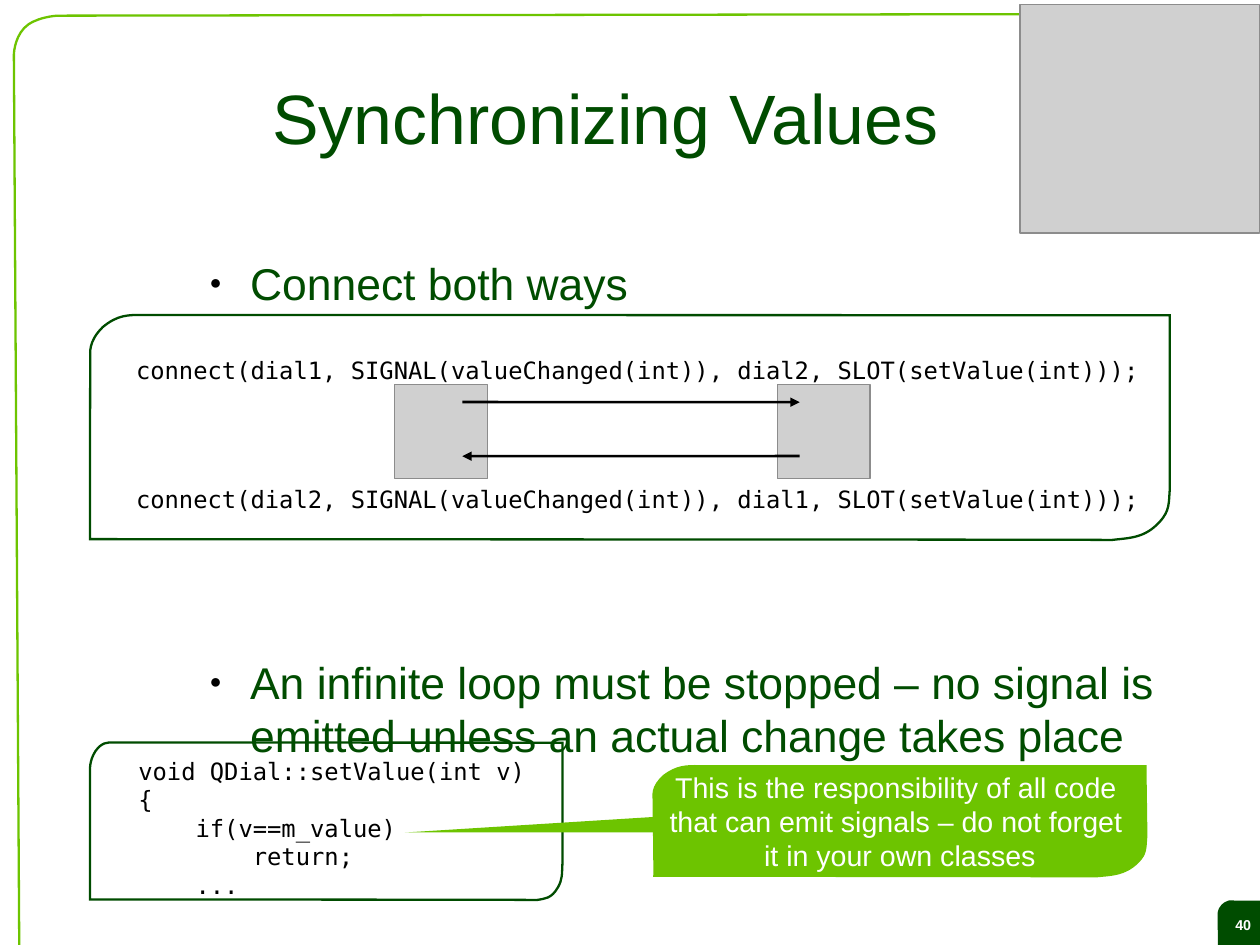
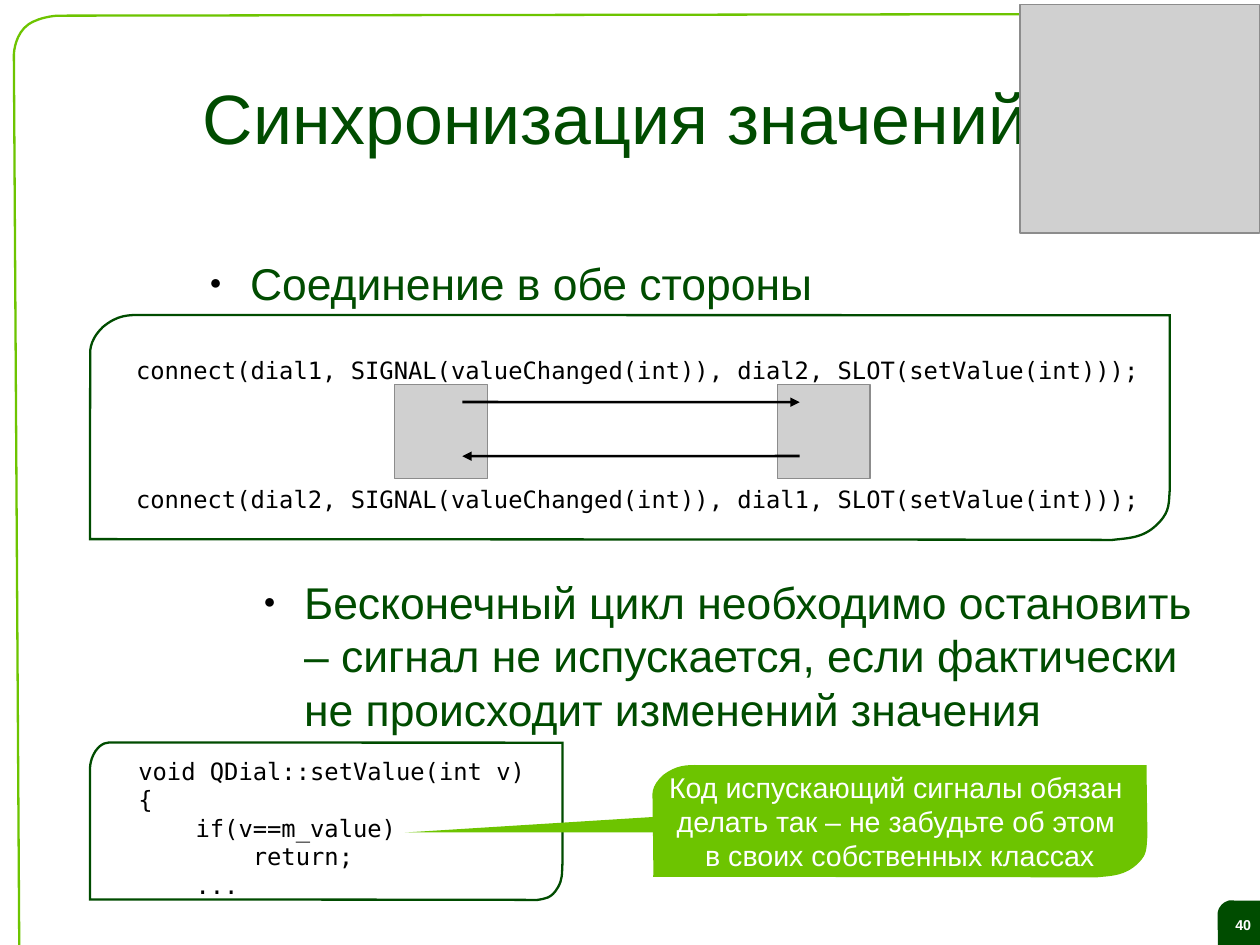
Before and after one commit to saa/qecm, a slide deck: slide 40 of Lectures and Exercises/L02 - The Qt object model and the signal slot concept/L2 Slides.odp. Drawn at 1260x945 pixels with LibreOffice and Linux fonts; fonts in the diff are those of the drawing; grey boxes stand for pictures; background and template pictures are left out. Boxes give left, top, right and bottom in pixels: in the first picture for what was removed or moved away, otherwise in the second. Text is boxed around its words. In the diff, an @@ line names an element or a change of style, - is before the commit and + after.

```diff
--- a/Lectures and Exercises/L02 - The Qt object model and the signal slot concept/L2 Slides.odp
+++ b/Lectures and Exercises/L02 - The Qt object model and the signal slot concept/L2 Slides.odp
@@ title at (x1=203, y1=88, x2=1028, y2=157): text changed @@
-Synchronizing Values
+Синхронизация значений
@@ text at (x1=250, y1=267, x2=1191, y2=735): text changed @@
-● Connect both ways
-● An infinite loop must be stopped – no signal is emitted unless an actual change takes place
+● Соединение в обе стороны
+  ● Бесконечный цикл необходимо остановить – сигнал не испускается, если фактически не происходит изменений значения
@@ text in freeform shape at (x1=669, y1=776, x2=1122, y2=867): text changed @@
-This is the responsibility of all code
-that can emit signals – do not forget
-it in your own classes
+Код испускающий сигналы обязан
+делать так – не забудьте об этом
+в своих собственных классах
```
Also in this commit, not shown: 39 other slides changed, 19 slides added, 19 slides removed, 1 other file.
